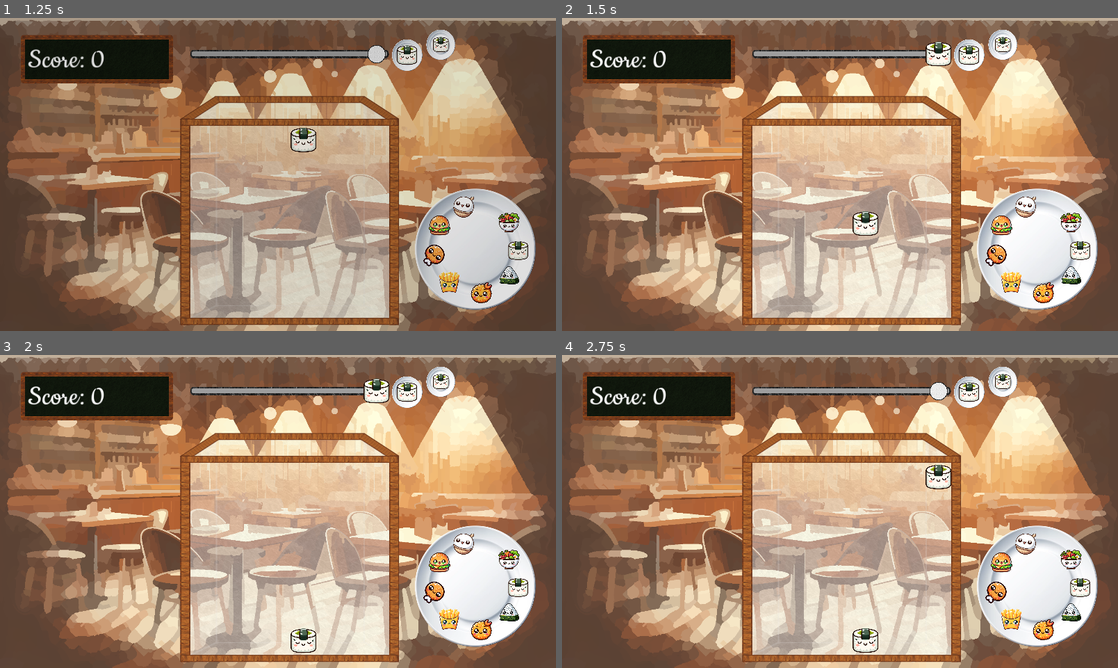
Above: before the commit, frames 1-4 (two rows, left to right).
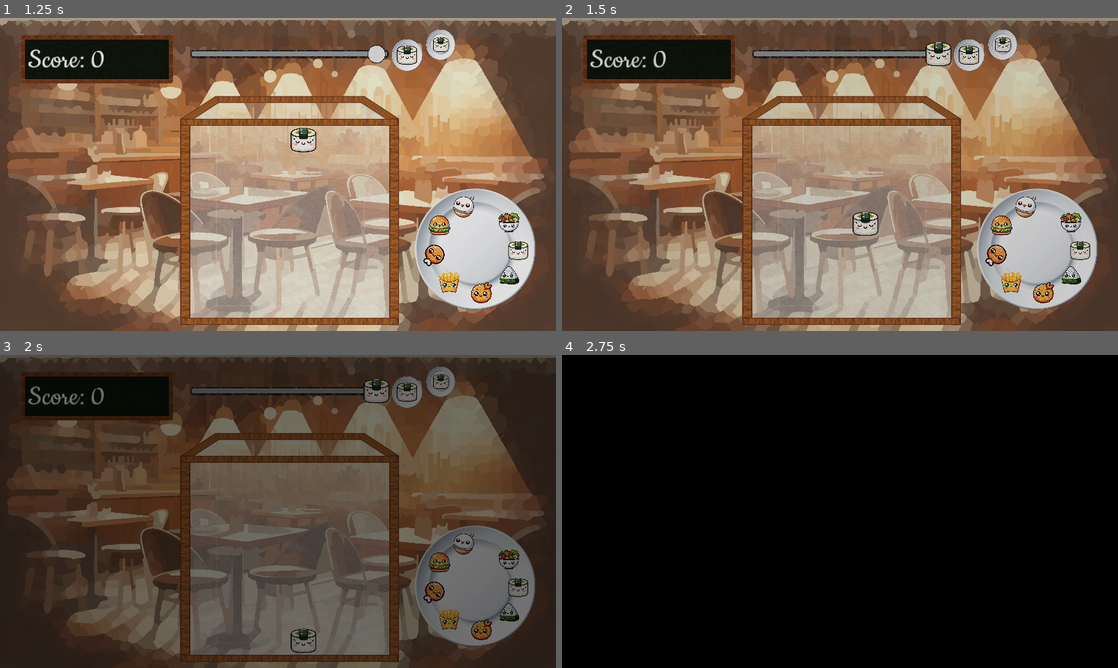
Above: after the commit, the same moments.

Repository: Niwatori401/DropGame
Game: Godot game, scene res://main_root.tscn
Same seed, same stepped clock (60 frames per second), same inputs: the game is played once before the commit and once after it. This scene is started directly instead of the project's main scene. The engine's default icon, where the game draws it, is replaced by a stand-in: a white triangle on a blue panel in a dark square.
Inputs:
- Up to frame 1 (1.25 s): hold Right (move_right) from 0.53 s (still down); tap S (drop_ball) at 0.6 s
- Up to frame 2 (1.5 s): release Right (move_right) at 1.28 s; hold Escape (go_back, bound only after the commit) from 1.28 s (still down); tap S (drop_ball) at 1.35 s
- Up to frame 3 (2 s): keep holding Escape (go_back, bound only after the commit)
- Up to frame 4 (2.75 s): release Escape (go_back, bound only after the commit) at 2.03 s; hold Right (move_right) from 2.03 s (still down); tap S (drop_ball) at 2.1 s

Frame 1 is identical in both runs. In frame 2, 77% of the frame differs, in the area x 0-100%, y 0-100%; in frame 3, 96%; in frame 4, 98%.

Commit message:
Pressing Esc while in game now will send user back to main menu Added fade out for transition from game

Diff:
--- a/leaderboard_screen.gd
+++ b/leaderboard_screen.gd
@@ -18,3 +18,10 @@
 func _on_back_button_pressed():
 	should_fade_out = true;
 	get_tree().create_timer(2).timeout.connect(func(): get_tree().change_scene_to_file("res://main_menu.tscn"))
+
+func get_user_score(username: String):
+	pass
+
+func get_scores(nthPlace: int, mthPlace: int):
+
+	pass
--- a/main_root.gd
+++ b/main_root.gd
@@ -1,6 +1,8 @@
 extends Node
 
 signal new_game
+
+var should_fade_out = false;
 
 # RUNNING GAMEOVER
 var game_state : String = "RUNNING";
@@ -14,12 +16,24 @@
 	connect("new_game", $Dropper._on_new_game);
 # Called every frame. 'delta' is the elapsed time since the previous frame.
 func _process(delta):
-	$DarkScreen.modulate.a -= delta * 0.7;
+
+	if should_fade_out:
+		if $DarkScreen.modulate.a < 0:
+			$DarkScreen.modulate.a = 0;
+
+		$DarkScreen.modulate.a += delta * 0.7;
+	else:
+		$DarkScreen.modulate.a -= delta * 0.7;
+
 	if game_state == "GAMEOVER" and $GameOver.modulate.a < 1:
 		$GameOver.modulate.a += delta;
 
 	if Input.is_action_just_pressed("restart_game"):
 		restart_game();
+
+	if Input.is_action_just_pressed("go_back"):
+		should_fade_out = true;
+		get_tree().create_timer(2).timeout.connect(func(): get_tree().change_scene_to_file("res://main_menu.tscn"));
 
 
 func restart_game():
--- a/project.godot
+++ b/project.godot
@@ -46,3 +46,8 @@
 "events": [Object(InputEventKey,"resource_local_to_scene":false,"resource_name":"","device":-1,"window_id":0,"alt_pressed":false,"shift_pressed":false,"ctrl_pressed":false,"meta_pressed":false,"pressed":false,"keycode":0,"physical_keycode":82,"key_label":0,"unicode":114,"echo":false,"script":null)
 ]
 }
+go_back={
+"deadzone": 0.5,
+"events": [Object(InputEventKey,"resource_local_to_scene":false,"resource_name":"","device":-1,"window_id":0,"alt_pressed":false,"shift_pressed":false,"ctrl_pressed":false,"meta_pressed":false,"pressed":false,"keycode":0,"physical_keycode":4194305,"key_label":0,"unicode":0,"echo":false,"script":null)
+]
+}
